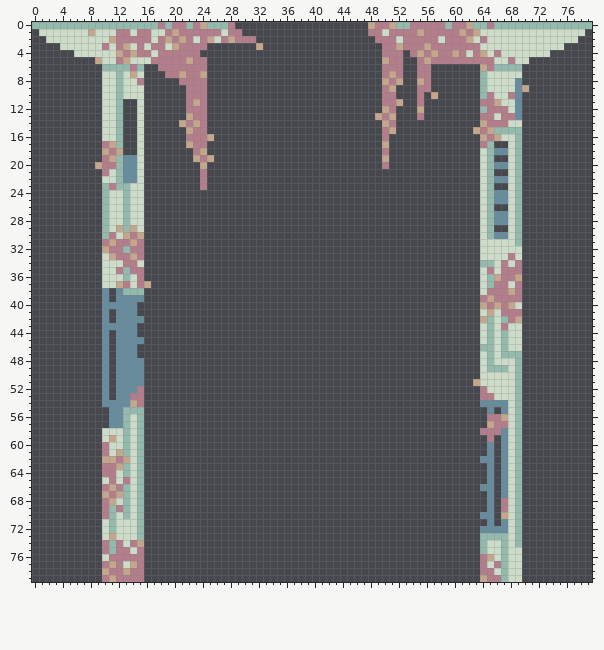
Two states of a sprite sheet, assets/sprites/gate/Gate3Open.png. The picture above was drawn from the file before the commit.
The file is 80x80 pixels.
After the commit:
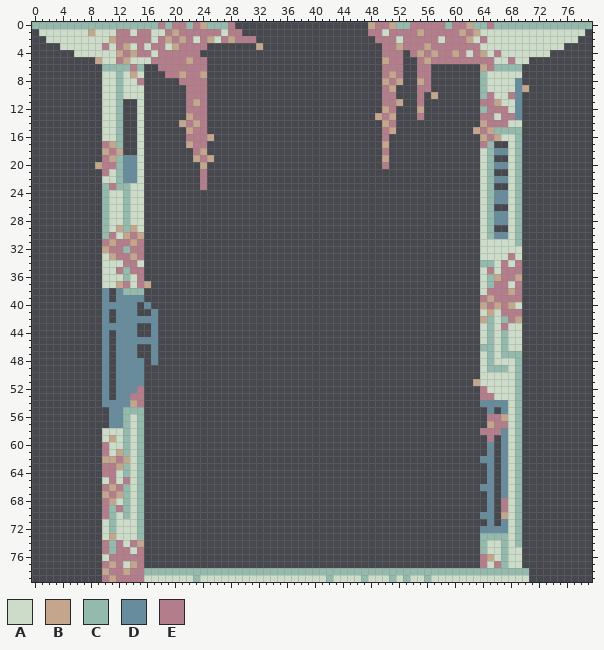
Palette (. is transparent): A #ccdcc9  B #c3a68c  C #93baad  D #668c9d  E #b47d8b
From old to new:
y 40: x 16 . -> D
y 41: x 17 . -> D
y 42: x 16..17 .. -> DD
y 43..44: x 17 . -> D
y 45: x 16..17 .. -> DD
y 46..48: x 17 . -> D
y 78: x 16..66 ................................................EEA -> CCCCCCCCCCCCCCCCCCCCCCCCCCCCCCCCCCCCCCCCCCCCCCCCCCC; x 68..70 AA. -> CCC
y 79: x 16..67 ................................................BEEC -> AAAAAAACAAAAAAAAAAAAAAAAAACAAAACAAACACAACAAAAAAAAAAA; x 70 . -> A
Boxes around the changes in both pictures, in picture pixels (x1, y1, x2, y2):
added: (144, 302, 158, 365)
changed: (144, 568, 529, 582)
